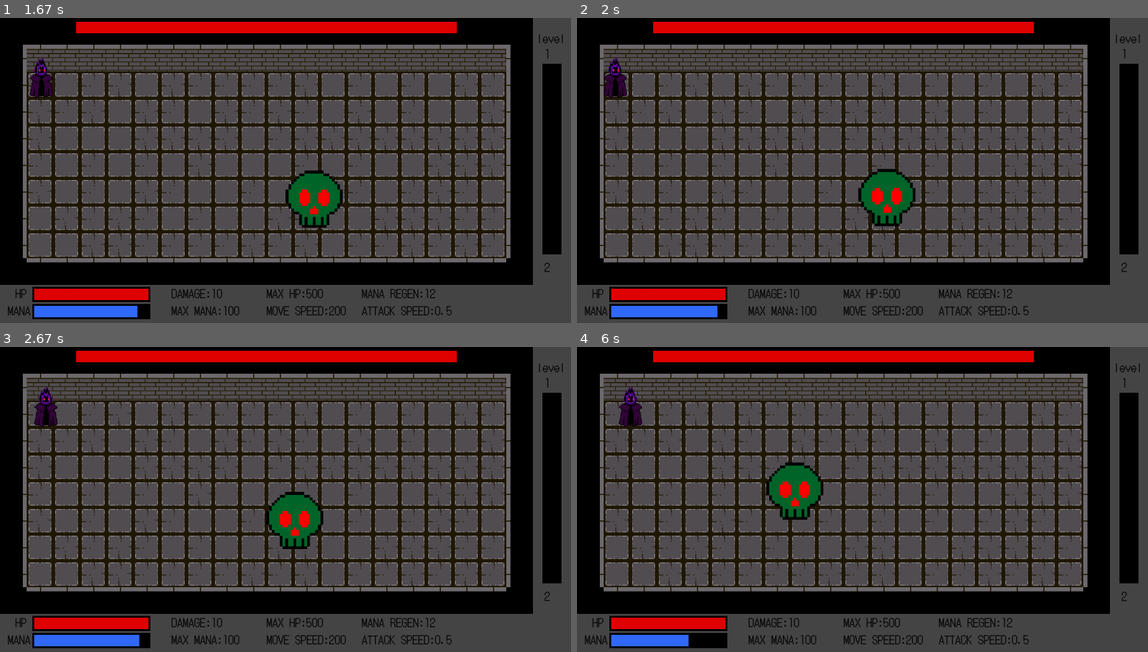
Above: before the commit, frames 1-4 (two rows, left to right).
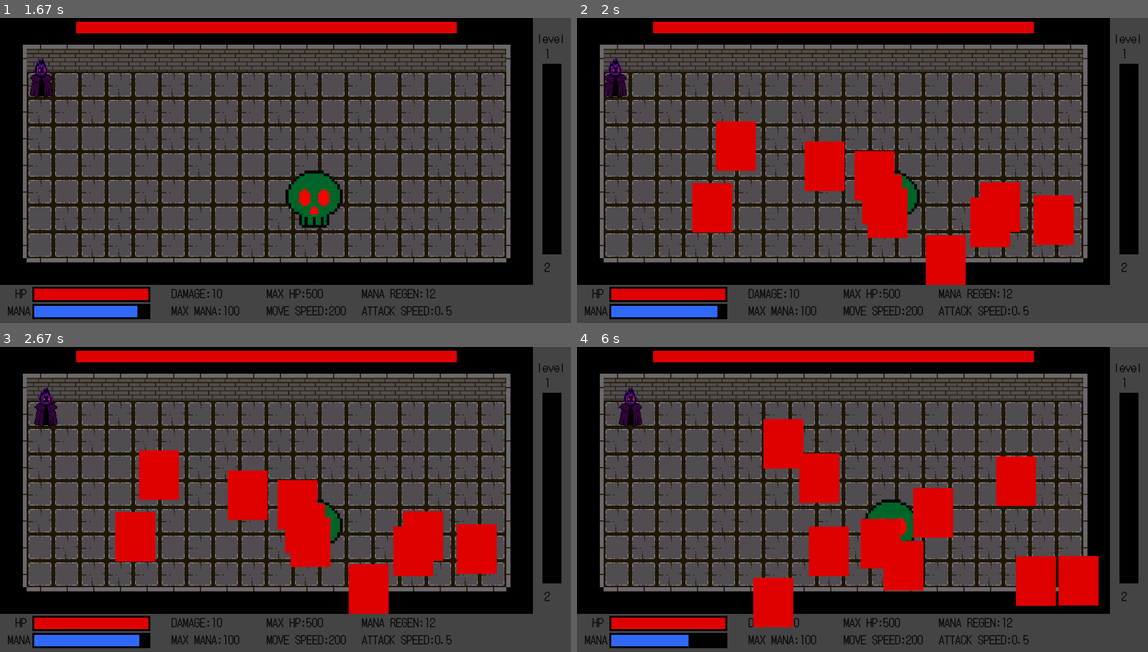
Above: after the commit, the same moments.

Repository: philogamer/pygame1
Game: pygame game, started from code.py
Same seed, same stepped clock (60 frames per second), same inputs: the game is played once before the commit and once after it.
Inputs:
- Up to frame 1 (1.67 s): hold Right 0.33-0.8 s; hold Right 0.83-1.3 s; hold D 0.83-1.3 s; hold Left from 1.33 s (still down); hold A from 1.33 s (still down)
- Up to frame 2 (2 s): release Left at 1.87 s; release A at 1.87 s; hold Left from 1.9 s (still down); hold A from 1.9 s (still down)
- Up to frame 3 (2.67 s): release Left at 2.3 s; release A at 2.3 s; hold Right from 2.33 s (still down); hold D from 2.33 s (still down)
- Up to frame 4 (6 s): release Right at 2.97 s; release D at 2.97 s; hold Left 3-3.47 s; hold A 3-3.47 s; hold Right 3.5-3.97 s; hold D 3.5-3.97 s; hold Right 4-4.47 s; hold D 4-4.47 s; hold Left 4.5-5.03 s; hold A 4.5-5.03 s; hold Left 5.07-5.47 s; hold A 5.07-5.47 s; hold Right from 5.5 s (still down); hold D from 5.5 s (still down)

Frame 1 is identical in both runs. In frame 2, 9.9% of the frame differs, in the area x 20-87%, y 33-88%; in frame 3, 10%; in frame 4, 13%, in the area x 30-92%, y 23-92%.

Commit message:
make the logic for the last boss skill
put new class for the boss skill and make the logic of how it work

Diff:
--- a/code.py
+++ b/code.py
@@ -330,6 +330,19 @@
             self.y=700-70-self.h
     def update(self):
         self.rect=pygame.Rect(self.x,self.y,self.w,self.h)
+class Bossattack:
+    def __init__(self,x,y,dmg):
+        self.y=y
+        self.x=x
+        self.img='assets/bossattack.png'
+        self.img=pygame.image.load(self.img).convert_alpha()
+        self.img=pygame.transform.scale(self.img,(105,130.5))
+        self.dmg=dmg
+    def warn(self):
+        pygame.draw.rect(screen,(225,0,0),(self.x,self.y,105,130.5))
+    def update(self,screen):
+        screen.blit(self.img,(self.x,self.y))
+        self.rect=pygame.Rect(self.x,self.y,105,130.5)
 
 rendermap=True
 firstdoor=[]  #for save the door for next map
@@ -692,6 +705,7 @@
             slashcooldown=0
             mapcount+=1
             bosses.append(Boss(wave))
+            bossattacks=[]
             for i in range(1,199):
                 if i%10==1:
                     wall.append(Map(i,'W'))
@@ -1138,7 +1152,9 @@
                         rendermap=True
             boss.cooldown+=dt
             if boss.cooldown>=1.8:
-                if boss.skillchoose==0: boss.skillchoose=random.randint(1,2)
+                if boss.skillchoose==0:
+                    boss.skillchoose=random.randint(1,3)
+                    boss.skillprepare=0
                 if boss.skillchoose==1:
                     for i in range(0,360,10):
                         bullets.append(Bullet(boss.x+boss.w/2,boss.y+boss.h/2-18,boss.x+2000*math.cos(math.radians(i)),boss.y+2000*math.sin(math.radians(i)),boss.dmg))
@@ -1158,8 +1174,21 @@
                             player.takedame=False
                         if boss.x==boss.targetx and boss.y==boss.targety:
                             boss.skillchoose=0
-                            boss.skillprepare=0
                             boss.cooldown=0
+                if boss.skillchoose==3:
+                    if boss.skillprepare==0:
+                        for i in range(10):
+                            bossattacks.append(Bossattack(random.uniform(71,1329),random.uniform(141,629),boss.dmg))
+                    elif boss.skillprepare>=1:
+                        for bossattack in bossattacks:
+                            if bossattack.rect.colliderect(player.rect):
+                                player.hp-=bossattack.dmg
+                                bossattacks.remove(bossattack)
+                        if boss.skillprepare>=2:
+                            boss.skillchoose=0
+                            boss.cooldown=0
+                            bossattacks.clear()
+                    boss.skillprepare+=dt
 
 
 
@@ -1233,6 +1262,14 @@
         write(str(player.level+1),font,(0,0,0),1430,630)
         for i in bosses:
             i.draw(screen)
+        if bossattacks:
+            if boss.skillprepare<1:
+                for bossattack in bossattacks:
+                    bossattack.warn()
+            elif boss.skillprepare>=1:
+                for bossattack in bossattacks:
+                    bossattack.update(screen)
+
         player.draw(screen)
         for i in bullets:
             i.draw(screen)
